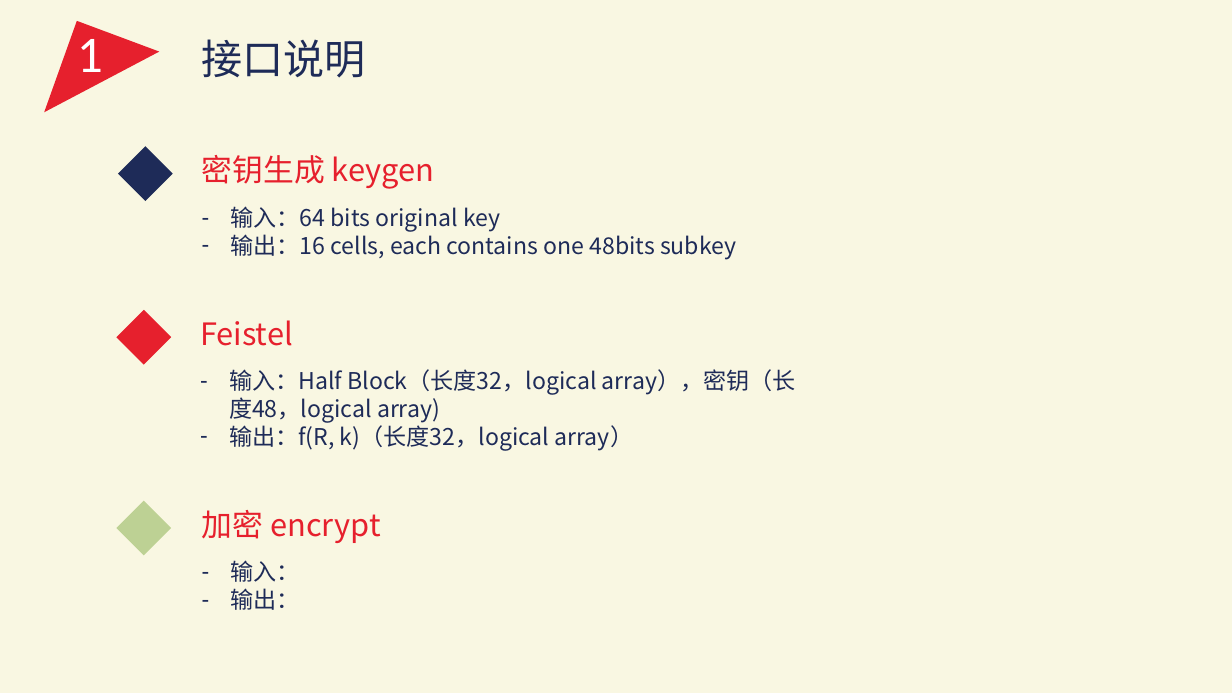
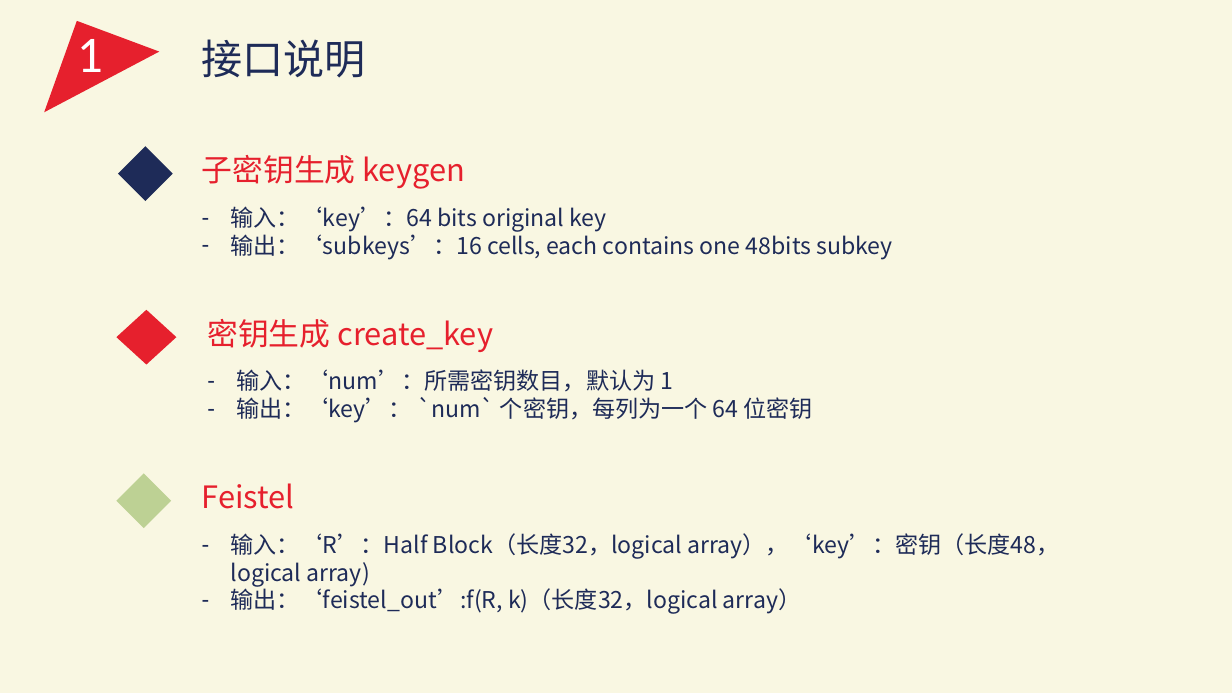
Before and after one commit to IntroductionOfCoding2015/encryption, a slide deck: slide 4 of PPT.pptx. Drawn at 1232x693 pixels with LibreOffice and Linux fonts; fonts in the diff are those of the drawing. Boxes give left, top, right and bottom in pixels: in the first picture for what was removed or moved away, otherwise in the second. Text is boxed around its words. In the diff, an @@ line names an element or a change of style, - is before the commit and + after.

Commit message:
PPT again~

```diff
--- a/PPT.pptx
+++ b/PPT.pptx
@@ text at (x1=202, y1=155, x2=893, y2=259): text changed @@
-密钥生成 keygen
-– 输入：64 bits original key
-– 输出：16 cells, each contains one 48bits subkey
+子密钥生成 keygen
+– 输入：‘key’：64 bits original key
+– 输出：‘subkeys’：16 cells, each contains one 48bits subkey
@@ diamond resized from (x1=116, y1=310, x2=171, y2=364) to (x1=116, y1=310, x2=177, y2=364) @@
@@ text at (x1=207, y1=319, x2=813, y2=423): text changed @@
-Feistel
-– 输入：Half Block（长度32，logical array），密钥（长度48，logical array)
-– 输出：f(R, k)（长度32，logical array）
+密钥生成 create_key
+– 输入：‘num’：所需密钥数目，默认为 1
+– 输出：‘key’： `num` 个密钥，每列为一个 64 位密钥
@@ diamond moved from (x1=116, y1=501, x2=171, y2=555) to (x1=116, y1=473, x2=171, y2=528) @@
@@ text at (x1=202, y1=483, x2=1059, y2=614): text changed; size 24 to 18 pt; text colour #E6202D to #1E2B58 @@
-加密 encrypt
-– 输入：
-– 输出：
+Feistel
+– 输入：‘R’：Half Block（长度32，logical array），‘key’：密钥（长度48，logical array)
+– 输出：‘feistel_out’:f(R, k)（长度32，logical array）
```
Also in this commit, not shown: 8 other slides changed, 2 slides added, 5 slides removed, 1 other file.
